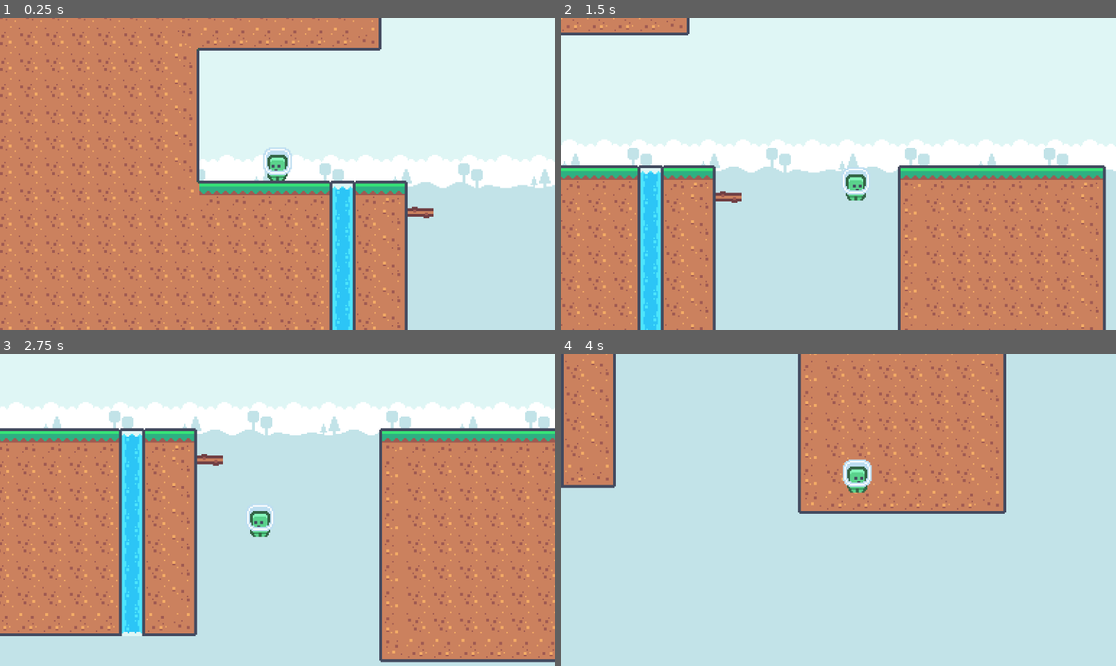
Above: before the commit, frames 1-4 (two rows, left to right).
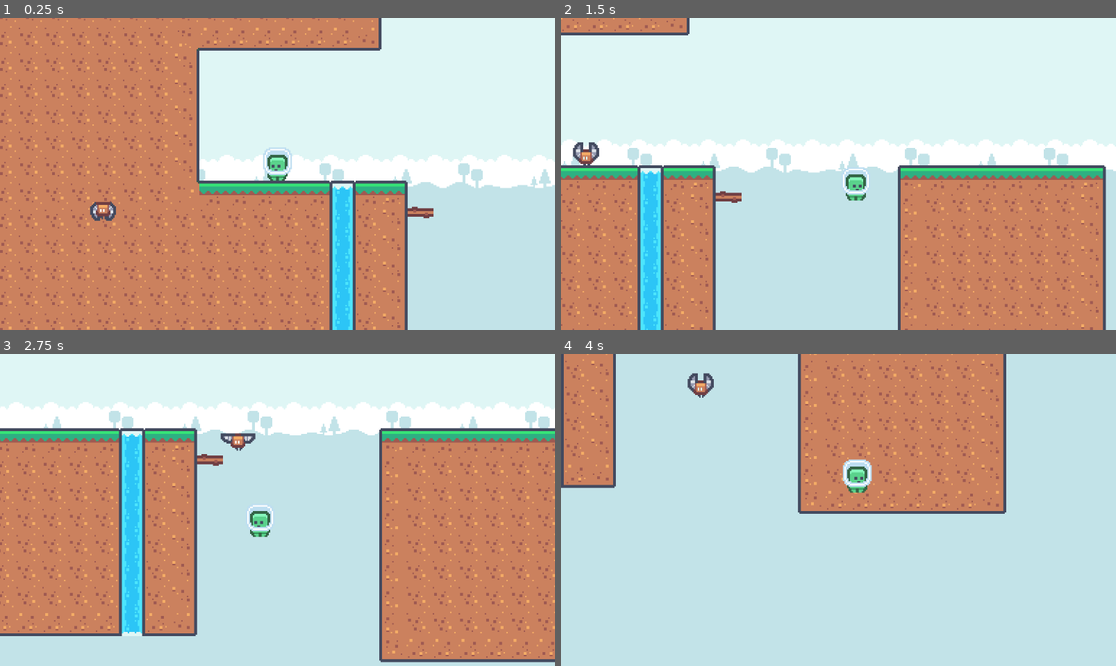
Above: after the commit, the same moments.

Repository: DogWizardStudios/Brackeys2DPractice
Game: Godot game, scene res://scenes/game.tscn
Two runs of this game, one before a commit and one after it. Both use one fixed random seed, a clock stepped at 60 frames per second and the inputs below.
Inputs:
- Up to frame 1 (0.25 s): no input
- Up to frame 2 (1.5 s): hold D (move_right) from 0.53 s (still down); tap Space (jump) at 0.77 s
- Up to frame 3 (2.75 s): tap Space (jump) at 1.52 s; release D (move_right) at 2.03 s; hold A (move_left) from 2.03 s (still down)
- Up to frame 4 (4 s): release A (move_left) at 2.78 s; hold D (move_right) from 2.78 s (still down); tap Space (jump) at 3.02, 3.77 s

The runs differ from the first frame. In frame 1, 0.2% of the frame differs, in the area x 16-21%, y 58-66%; in frame 2, 0.3%; in frame 3, 0.2%; in frame 4, 0.3%, in the area x 22-28%, y 6-15%.

Commit message:
Add enemy

Diff:
--- /dev/null
+++ b/scenes/enemy.tscn
@@ -0,0 +1,54 @@
+[gd_scene load_steps=9 format=3 uid="uid://ct5l2rysq3erx"]
+
+[ext_resource type="Script" uid="uid://bs6di1s8e6ruc" path="res://scripts/enemy.gd" id="1_4ra3w"]
+[ext_resource type="Texture2D" uid="uid://bffx1chjcwyif" path="res://assets/tilemap-characters.png" id="1_7p1mj"]
+[ext_resource type="PackedScene" uid="uid://bty7oorh041dj" path="res://scenes/killzone.tscn" id="2_md0e3"]
+
+[sub_resource type="AtlasTexture" id="AtlasTexture_md0e3"]
+atlas = ExtResource("1_7p1mj")
+region = Rect2(150, 50, 24, 24)
+
+[sub_resource type="AtlasTexture" id="AtlasTexture_4ra3w"]
+atlas = ExtResource("1_7p1mj")
+region = Rect2(175, 50, 24, 24)
+
+[sub_resource type="AtlasTexture" id="AtlasTexture_5uy6h"]
+atlas = ExtResource("1_7p1mj")
+region = Rect2(200, 50, 24, 24)
+
+[sub_resource type="SpriteFrames" id="SpriteFrames_c4w8v"]
+animations = [{
+"frames": [{
+"duration": 1.0,
+"texture": SubResource("AtlasTexture_md0e3")
+}, {
+"duration": 1.0,
+"texture": SubResource("AtlasTexture_4ra3w")
+}, {
+"duration": 1.0,
+"texture": SubResource("AtlasTexture_5uy6h")
+}],
+"loop": true,
+"name": &"default",
+"speed": 8.0
+}]
+
+[sub_resource type="CircleShape2D" id="CircleShape2D_xwavj"]
+radius = 5.0
+
+[node name="Enemy" type="CharacterBody2D"]
+motion_mode = 1
+script = ExtResource("1_4ra3w")
+
+[node name="AnimatedSprite2D" type="AnimatedSprite2D" parent="."]
+position = Vector2(-1, -9)
+sprite_frames = SubResource("SpriteFrames_c4w8v")
+autoplay = "default"
+
+[node name="Killzone" parent="." instance=ExtResource("2_md0e3")]
+collision_layer = 0
+collision_mask = 2
+
+[node name="CollisionShape2D" type="CollisionShape2D" parent="Killzone"]
+position = Vector2(-1, -8)
+shape = SubResource("CircleShape2D_xwavj")
--- a/scenes/game.tscn
+++ b/scenes/game.tscn
@@ -1,9 +1,10 @@
-[gd_scene load_steps=10 format=4 uid="uid://eiprng0a2nug"]
+[gd_scene load_steps=11 format=4 uid="uid://eiprng0a2nug"]
 
 [ext_resource type="PackedScene" uid="uid://dynj28ret4dk0" path="res://scenes/player.tscn" id="1_uwrxv"]
 [ext_resource type="Texture2D" uid="uid://cgf60bslvmn7i" path="res://assets/tilemap-backgrounds.png" id="2_lnu2h"]
 [ext_resource type="Texture2D" uid="uid://bst6doqts5b0l" path="res://assets/tilemap.png" id="2_yqjtg"]
 [ext_resource type="PackedScene" uid="uid://bty7oorh041dj" path="res://scenes/killzone.tscn" id="4_lbhrr"]
+[ext_resource type="PackedScene" uid="uid://ct5l2rysq3erx" path="res://scenes/enemy.tscn" id="5_iywne"]
 
 [sub_resource type="TileSetAtlasSource" id="TileSetAtlasSource_lnu2h"]
 texture = ExtResource("2_yqjtg")
@@ -502,6 +503,8 @@
 
 [node name="Game" type="Node2D"]
 
+[node name="GameManager" type="Node" parent="."]
+
 [node name="World" type="TileMapLayer" parent="."]
 tile_map_data = PackedByteArray("AAD9/wEAAQACAAEAAAD+/wEAAQACAAEAAAD//wEAAQACAAEAAAAAAAEAAQACAAEAAAABAAEAAQACAAEAAAACAA …(6800 unchanged characters)…
 tile_set = SubResource("TileSet_uwrxv")
@@ -512,6 +515,7 @@
 tile_set = SubResource("TileSet_iywne")
 
 [node name="Player" parent="." instance=ExtResource("1_uwrxv")]
+unique_name_in_owner = true
 z_index = 5
 
 [node name="Camera2D" type="Camera2D" parent="Player"]
@@ -525,3 +529,8 @@
 [node name="CollisionShape2D" type="CollisionShape2D" parent="World boundary"]
 position = Vector2(-1, 193)
 shape = SubResource("WorldBoundaryShape2D_iywne")
+
+[node name="Enemies" type="Node" parent="."]
+
+[node name="Enemy" parent="Enemies" instance=ExtResource("5_iywne")]
+position = Vector2(-142, 54)
--- /dev/null
+++ b/scripts/enemy.gd
@@ -0,0 +1,12 @@
+extends CharacterBody2D
+
+@onready var player = %Player
+
+@export var SPEED = 100
+
+
+func _physics_process(delta):
+
+	velocity = position.direction_to(player.position) * SPEED
+
+	move_and_slide()
Not shown, added: scripts/enemy.gd.uid
